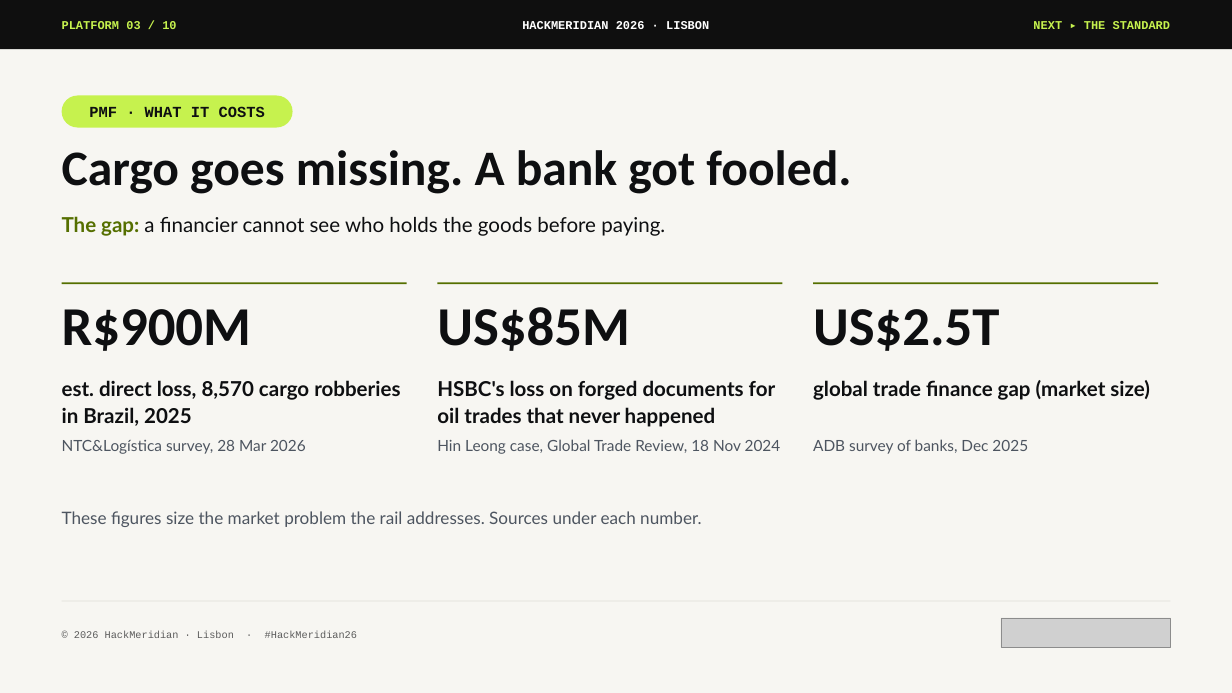
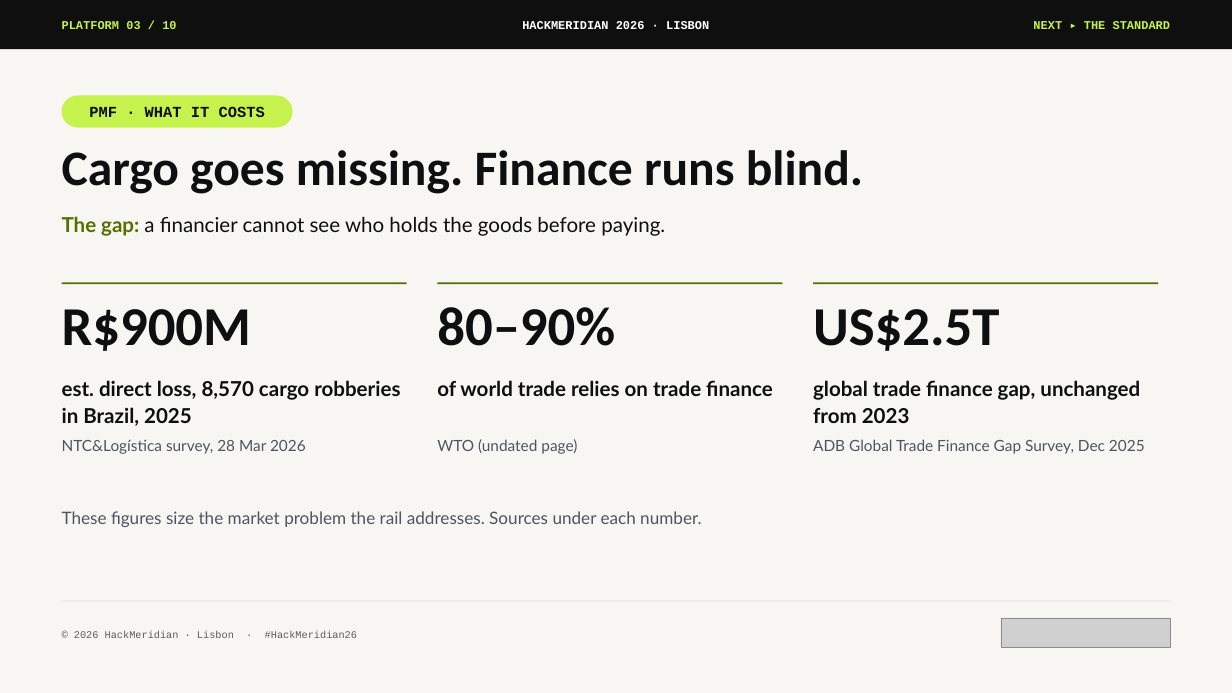
Before and after one commit to pwsaragossy/hackmeridian-cos, a slide deck: slide 3 of projects/hackmeridian-rail/deck/radox-custody-rail.pptx. Drawn at 1232x693 pixels with LibreOffice and Linux fonts; fonts in the diff are those of the drawing; grey boxes stand for pictures. Boxes give left, top, right and bottom in pixels: in the first picture for what was removed or moved away, otherwise in the second. Text is boxed around its words. In the diff, an @@ line names an element or a change of style, - is before the commit and + after.

```diff
--- a/projects/hackmeridian-rail/deck/radox-custody-rail.pptx
+++ b/projects/hackmeridian-rail/deck/radox-custody-rail.pptx
@@ text at [62, 150, 863, 194]: text changed @@
-Cargo goes missing. A bank got fooled.
+Cargo goes missing. Finance runs blind.
@@ text at [437, 307, 615, 346]: text changed @@
-US$85M
+80–90%
@@ text at [437, 380, 773, 396]: text changed @@
-HSBC's loss on forged documents for oil trades that never happened
+of world trade relies on trade finance
@@ text at [813, 380, 1140, 423]: text changed @@
-global trade finance gap (market size)
+global trade finance gap, unchanged from 2023
@@ text at [437, 439, 577, 454]: text changed @@
-Hin Leong case, Global Trade Review, 18 Nov 2024
+WTO (undated page)
@@ text at [813, 439, 1145, 454]: text changed @@
-ADB survey of banks, Dec 2025
+ADB Global Trade Finance Gap Survey, Dec 2025
```
Also in this commit, not shown: 1 other slide changed, 3 other files.
